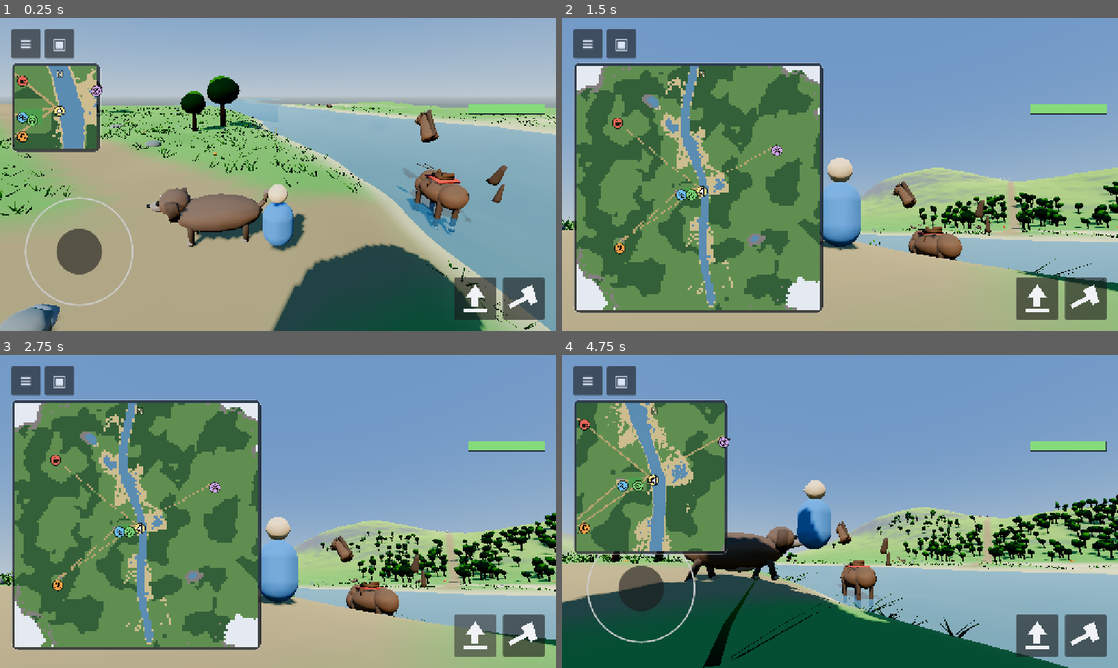
Above: before the commit, frames 1-4 (two rows, left to right).
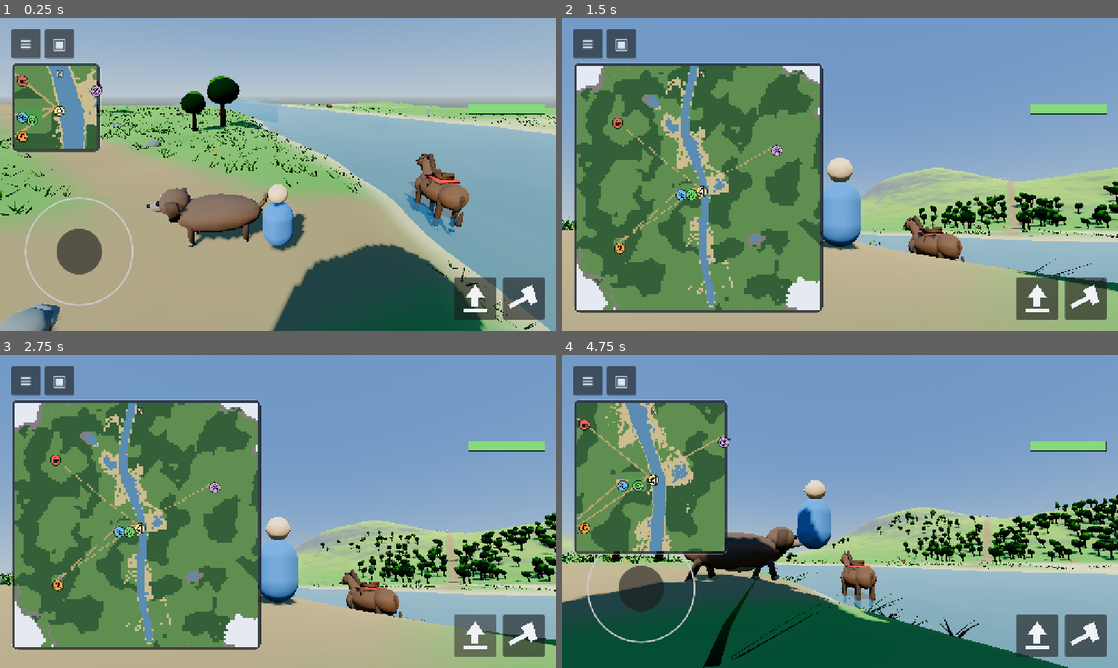
Above: after the commit, the same moments.

Repository: kabartay/aava
Game: Godot game, scene res://main.tscn
Two runs of this game, one before a commit and one after it. Both use one fixed random seed, a clock stepped at 60 frames per second and the inputs below.
Inputs (mouse positions are in pixels of both pictures, inside the frame that each line leads up to):
- Up to frame 1 (0.25 s): no input
- Up to frame 2 (1.5 s): tap Enter at 0.5 s; drag from (840, 174) to (895, 105) at 0.52 s; drag from (617, 108) to (812, 237) at 1.27 s
- Up to frame 3 (2.75 s): click (472, 636) at 2 s
- Up to frame 4 (4.75 s): move the mouse to (895, 442) at 2.77 s; hold D (move_right) 2.78-3.5 s; tap Enter at 2.85 s; drag from (812, 574) to (673, 464) at 3.52 s; move the mouse to (1006, 558) at 4.27 s; hold A (move_left) from 4.28 s (still down); tap Shift (sprint) at 4.35 s; tap Space (jump) at 4.52 s

The runs differ from the first frame. In frame 1, 0.8% of the frame differs, in the area x 71-92%, y 29-68%; in frame 2, 0.5%; in frame 3, 0.5%; in frame 4, 0.3%.

Commit message:
Put the horse's head, tail and legs back on the horse
Splitting the horse into parts so the head could nod left the head and tail
hanging half a metre off it, and the one-piece horse standing on nothing. A
moving part is drawn relative to the joint it turns about, because its node
sits at that joint — and these were drawn relative to nothing, so the offset
was applied twice: once by the mesh, once by the node. The legs had gone the
other way: they became nodes and were never put back into the baked mesh, so
the horse the screenshot tool drew had no legs at all.

A check now compares the horse assembled from parts with the horse baked
into one mesh, corner and size, which is the assertion the split was
missing: whatever the parts are, together they have to occupy the same
animal. It caught the missing legs on its first run.

Diff:
--- a/src/dev/ci_check.gd
+++ b/src/dev/ci_check.gd
@@ -2243,6 +2243,27 @@
 	_expect(mounts.is_solid(MountKinds.HORSE), "a standing horse is solid: a child bumps into it rather than through it")
 	var horse_node: Node3D = mounts._nodes[MountKinds.HORSE]
 	_expect(horse_node.get_node("Body").get_child_count() == 6, "the horse has four legs, a head and a tail of its own")
+	# The horse assembled from parts must stand in the same space as the horse
+	# baked into one mesh. A moving part is drawn relative to its joint and
+	# its node sits at that joint; built relative to nothing instead, the
+	# offset was applied twice and the head and tail hung off the animal.
+	var baked := MountKinds.build_mesh(MountKinds.HORSE).get_aabb()
+	var assembled := AABB()
+	var started := false
+	for child in horse_node.get_node("Body").get_children() + [horse_node.get_node("Body")]:
+		var piece := child as MeshInstance3D
+		if piece == null or piece.mesh == null:
+			continue
+		var box := piece.mesh.get_aabb()
+		box.position += piece.position
+		assembled = box if not started else assembled.merge(box)
+		started = true
+	_expect(
+		assembled.position.distance_to(baked.position) < 0.2 and assembled.size.distance_to(baked.size) < 0.3,
+		"and stands in the same space as the one-piece horse (corner off by %.2f m, size by %.2f m)" % [
+			assembled.position.distance_to(baked.position), assembled.size.distance_to(baked.size)
+		]
+	)
 	_expect(mounts.mount(MountKinds.HORSE), "it can be mounted")
 	# Carried along at a canter, its legs swing; standing, they settle.
 	var start_at := spot + Vector3(2.0, 0.0, 0.0)
--- a/src/world/mount_kinds.gd
+++ b/src/world/mount_kinds.gd
@@ -156,9 +156,15 @@
 ## legs — so the head can nod and the tail swing as it moves; `build_mesh`
 ## bakes them into one for a still picture.
 static func _horse(tool: SurfaceTool) -> void:
+	# Baked into one mesh, every part keeps its own place on the horse, so
+	# nothing is measured from a pivot: pivot zero. The legs are here too —
+	# they were left out when they became nodes, and the one-piece horse
+	# stood on nothing, which is what the screenshot tool drew.
 	_horse_body(tool)
-	_horse_head(tool, HORSE_HEAD_PIVOT)
-	_horse_tail(tool, HORSE_TAIL_PIVOT)
+	_horse_head(tool, Vector3.ZERO)
+	_horse_tail(tool, Vector3.ZERO)
+	for hip in HORSE_HIPS:
+		_horse_leg(tool, hip, Vector3.ZERO)
 
 ## The barrel, chest, shoulder and rump, the saddle and its reins.
 static func _horse_body(tool: SurfaceTool) -> void:
@@ -330,14 +336,20 @@
 	_add(tool, tail_tip, Transform3D(Basis(Vector3.RIGHT, deg_to_rad(6.0)), Vector3(0.0, 0.82 * s, 1.24 * s) - pivot), dark)
 
 ## One part of the horse as a mesh of its own, for the parts that move.
+##
+## A moving part is drawn relative to the joint it turns about, because its
+## node sits at that joint: the two together put it back where it belongs.
+## Built with pivot zero at first, which meant the offset was applied twice —
+## the node moved it up to the shoulder and the mesh was already there — and
+## the head and tail hung half a metre off the horse.
 static func horse_part(part: String) -> Mesh:
 	var tool := SurfaceTool.new()
 	tool.begin(Mesh.PRIMITIVE_TRIANGLES)
 	match part:
 		"head":
-			_horse_head(tool, Vector3.ZERO)
+			_horse_head(tool, HORSE_HEAD_PIVOT)
 		"tail":
-			_horse_tail(tool, Vector3.ZERO)
+			_horse_tail(tool, HORSE_TAIL_PIVOT)
 		_:
 			_horse_body(tool)
 	tool.generate_normals()
@@ -357,33 +369,40 @@
 ## baked horse and stood stiff at a gallop, which from the saddle read as a
 ## horse on wheels.
 static func horse_leg() -> Mesh:
-	var s := 1.2
 	var tool := SurfaceTool.new()
 	tool.begin(Mesh.PRIMITIVE_TRIANGLES)
+	# Relative to its own hip, every leg is the same leg, so which hip is
+	# passed here does not matter as long as it is the pivot too.
+	_horse_leg(tool, HORSE_HIPS[0], HORSE_HIPS[0])
+	tool.generate_normals()
+	tool.set_material(AnimalKinds.fur_material())
+	return tool.commit()
+
+## A leg hanging from `hip`, drawn in coordinates relative to `pivot`.
+static func _horse_leg(tool: SurfaceTool, hip: Vector3, pivot: Vector3) -> void:
+	var s := 1.2
 	var dark: Color = colour(HORSE).darkened(0.3)
 	var pale := Color(0.93, 0.90, 0.84)
 	var hoof := Color(0.15, 0.12, 0.10)
+	var top := hip - pivot
 	var leg := CylinderMesh.new()
 	leg.top_radius = 0.11 * s
 	leg.bottom_radius = 0.08 * s
 	leg.height = 1.3 * s
 	leg.radial_segments = 6
-	_add(tool, leg, Transform3D(Basis(), Vector3(0.0, -0.65 * s, 0.0)), dark)
+	_add(tool, leg, Transform3D(Basis(), top + Vector3(0.0, -0.65 * s, 0.0)), dark)
 	var sock := CylinderMesh.new()
 	sock.top_radius = 0.085 * s
 	sock.bottom_radius = 0.085 * s
 	sock.height = 0.2 * s
 	sock.radial_segments = 6
-	_add(tool, sock, Transform3D(Basis(), Vector3(0.0, -1.1 * s, 0.0)), pale)
+	_add(tool, sock, Transform3D(Basis(), top + Vector3(0.0, -1.1 * s, 0.0)), pale)
 	var foot := CylinderMesh.new()
 	foot.top_radius = 0.095 * s
 	foot.bottom_radius = 0.1 * s
 	foot.height = 0.1 * s
 	foot.radial_segments = 6
-	_add(tool, foot, Transform3D(Basis(), Vector3(0.0, -1.25 * s, 0.0)), hoof)
-	tool.generate_normals()
-	tool.set_material(AnimalKinds.fur_material())
-	return tool.commit()
+	_add(tool, foot, Transform3D(Basis(), top + Vector3(0.0, -1.25 * s, 0.0)), hoof)
 
 ## A mount as a node: a body, and for the horse four legs hung from the hips
 ## that Mounts swings as it moves. The mesh alone is not enough for something
